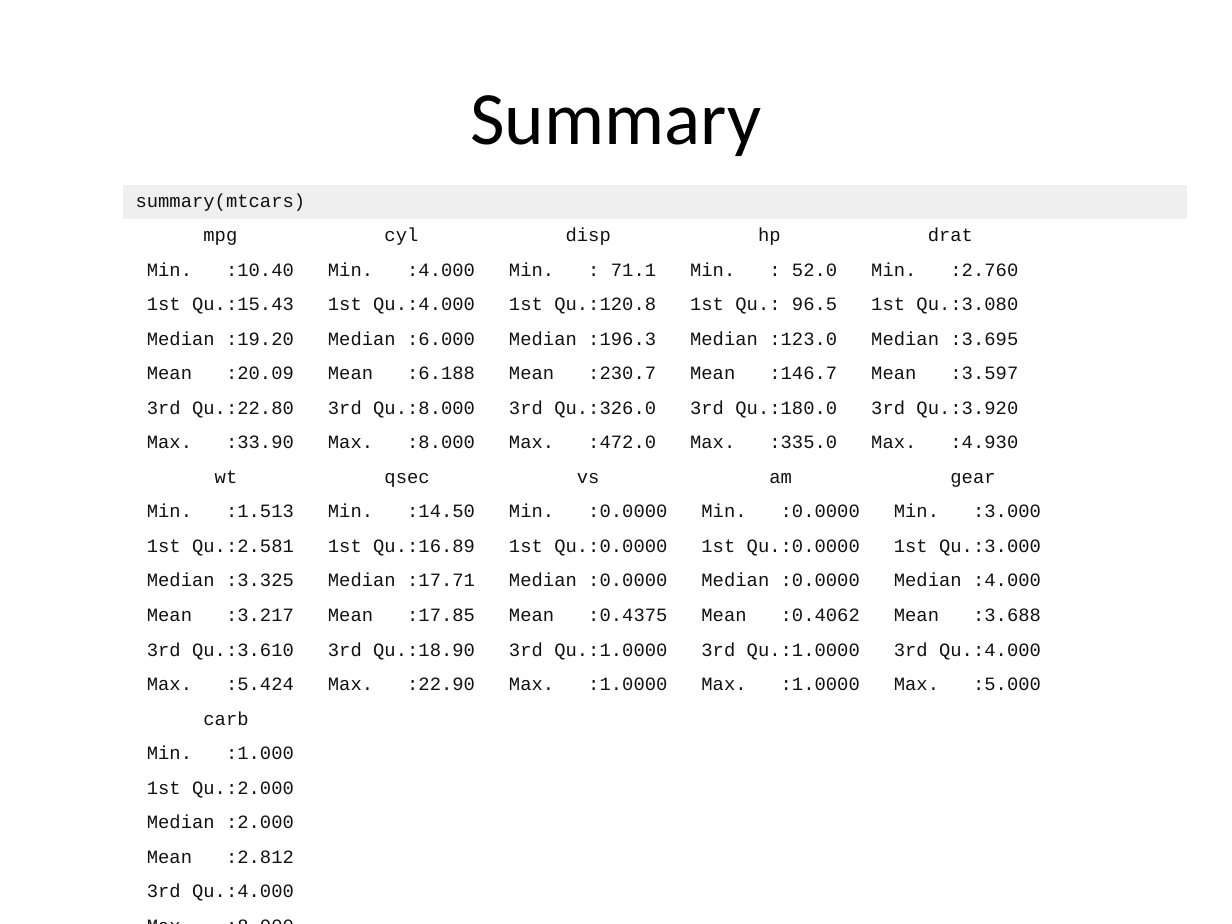
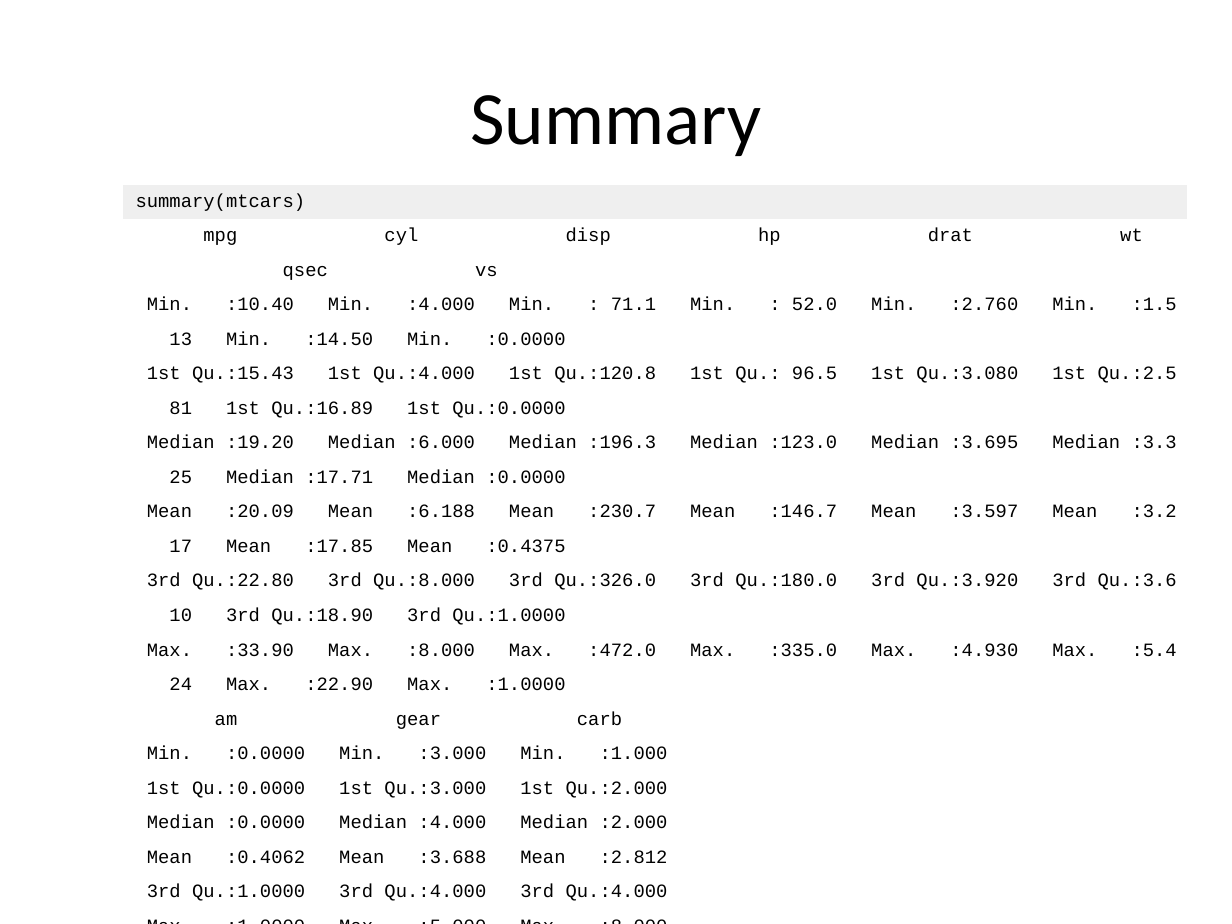
Before and after one commit to cardiomoon/rrtable, a slide deck: slide 8 of inst/doc_examples/sampleData2.pptx. Drawn at 1232x924 pixels with LibreOffice and Linux fonts; fonts in the diff are those of the drawing. Boxes give left, top, right and bottom in pixels: in the first picture for what was removed or moved away, otherwise in the second. Text is boxed around its words. In the diff, an @@ line names an element or a change of style, - is before the commit and + after.

```diff
--- a/inst/doc_examples/sampleData2.pptx
+++ b/inst/doc_examples/sampleData2.pptx
@@ table at bbox=[123, 185, 1186, 905] @@
-row 2, column 2: mpg cyl disp hp drat
+row 2, column 2: mpg cyl disp hp drat wt
-row 3, column 2: Min. :10.40 Min. :4.000 Min. : 71.1 Min. : 52.0 Min. :2.760
+row 3, column 2: qsec vs
-row 4, column 2: 1st Qu.:15.43 1st Qu.:4.000 1st Qu.:120.8 1st Qu.: 96.5 1st Qu.:3.080
+row 4, column 2: Min. :10.40 Min. :4.000 Min. : 71.1 Min. : 52.0 Min. :2.760 Min. :1.5
-row 5, column 2: Median :19.20 Median :6.000 Median :196.3 Median :123.0 Median :3.695
+row 5, column 2: 13 Min. :14.50 Min. :0.0000
-row 6, column 2: Mean :20.09 Mean :6.188 Mean :230.7 Mean :146.7 Mean :3.597
+row 6, column 2: 1st Qu.:15.43 1st Qu.:4.000 1st Qu.:120.8 1st Qu.: 96.5 1st Qu.:3.080 1st Qu.:2.5
-row 7, column 2: 3rd Qu.:22.80 3rd Qu.:8.000 3rd Qu.:326.0 3rd Qu.:180.0 3rd Qu.:3.920
+row 7, column 2: 81 1st Qu.:16.89 1st Qu.:0.0000
-row 8, column 2: Max. :33.90 Max. :8.000 Max. :472.0 Max. :335.0 Max. :4.930
+row 8, column 2: Median :19.20 Median :6.000 Median :196.3 Median :123.0 Median :3.695 Median :3.3
-row 9, column 2: wt qsec vs am gear
+row 9, column 2: 25 Median :17.71 Median :0.0000
-row 10, column 2: Min. :1.513 Min. :14.50 Min. :0.0000 Min. :0.0000 Min. :3.000
+row 10, column 2: Mean :20.09 Mean :6.188 Mean :230.7 Mean :146.7 Mean :3.597 Mean :3.2
-row 11, column 2: 1st Qu.:2.581 1st Qu.:16.89 1st Qu.:0.0000 1st Qu.:0.0000 1st Qu.:3.000
+row 11, column 2: 17 Mean :17.85 Mean :0.4375
-row 12, column 2: Median :3.325 Median :17.71 Median :0.0000 Median :0.0000 Median :4.000
+row 12, column 2: 3rd Qu.:22.80 3rd Qu.:8.000 3rd Qu.:326.0 3rd Qu.:180.0 3rd Qu.:3.920 3rd Qu.:3.6
-row 13, column 2: Mean :3.217 Mean :17.85 Mean :0.4375 Mean :0.4062 Mean :3.688
+row 13, column 2: 10 3rd Qu.:18.90 3rd Qu.:1.0000
-row 14, column 2: 3rd Qu.:3.610 3rd Qu.:18.90 3rd Qu.:1.0000 3rd Qu.:1.0000 3rd Qu.:4.000
+row 14, column 2: Max. :33.90 Max. :8.000 Max. :472.0 Max. :335.0 Max. :4.930 Max. :5.4
-row 15, column 2: Max. :5.424 Max. :22.90 Max. :1.0000 Max. :1.0000 Max. :5.000
+row 15, column 2: 24 Max. :22.90 Max. :1.0000
-row 16, column 2: carb
+row 16, column 2: am gear carb
-row 17, column 2: Min. :1.000
+row 17, column 2: Min. :0.0000 Min. :3.000 Min. :1.000
-row 18, column 2: 1st Qu.:2.000
+row 18, column 2: 1st Qu.:0.0000 1st Qu.:3.000 1st Qu.:2.000
-row 19, column 2: Median :2.000
+row 19, column 2: Median :0.0000 Median :4.000 Median :2.000
-row 20, column 2: Mean :2.812
+row 20, column 2: Mean :0.4062 Mean :3.688 Mean :2.812
-row 21, column 2: 3rd Qu.:4.000
+row 21, column 2: 3rd Qu.:1.0000 3rd Qu.:4.000 3rd Qu.:4.000
-row 22, column 2: Max. :8.000
+row 22, column 2: Max. :1.0000 Max. :5.000 Max. :8.000
@@ text colour #111111 to #000000, highlight #FFFFFF to none in "summary(mtcars)" @@
```
Also in this commit, not shown: 10 other slides changed, 12 other files.
